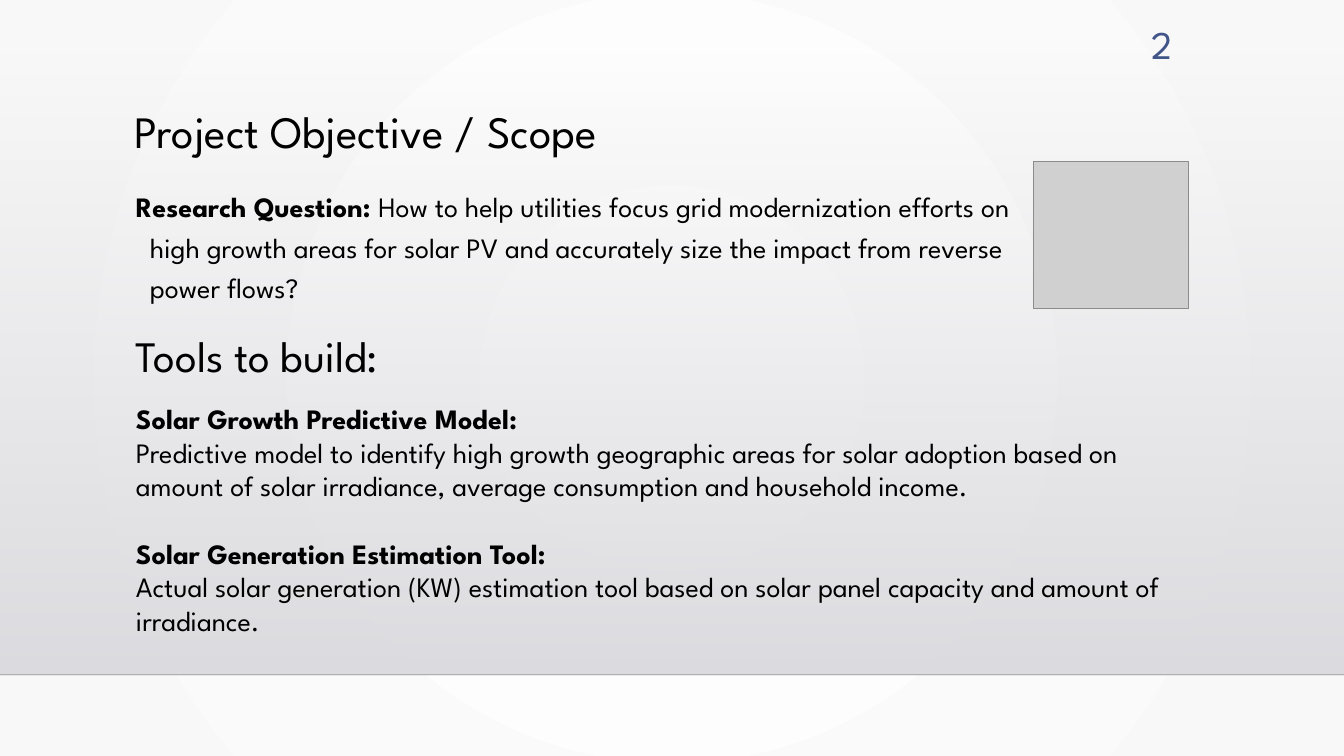
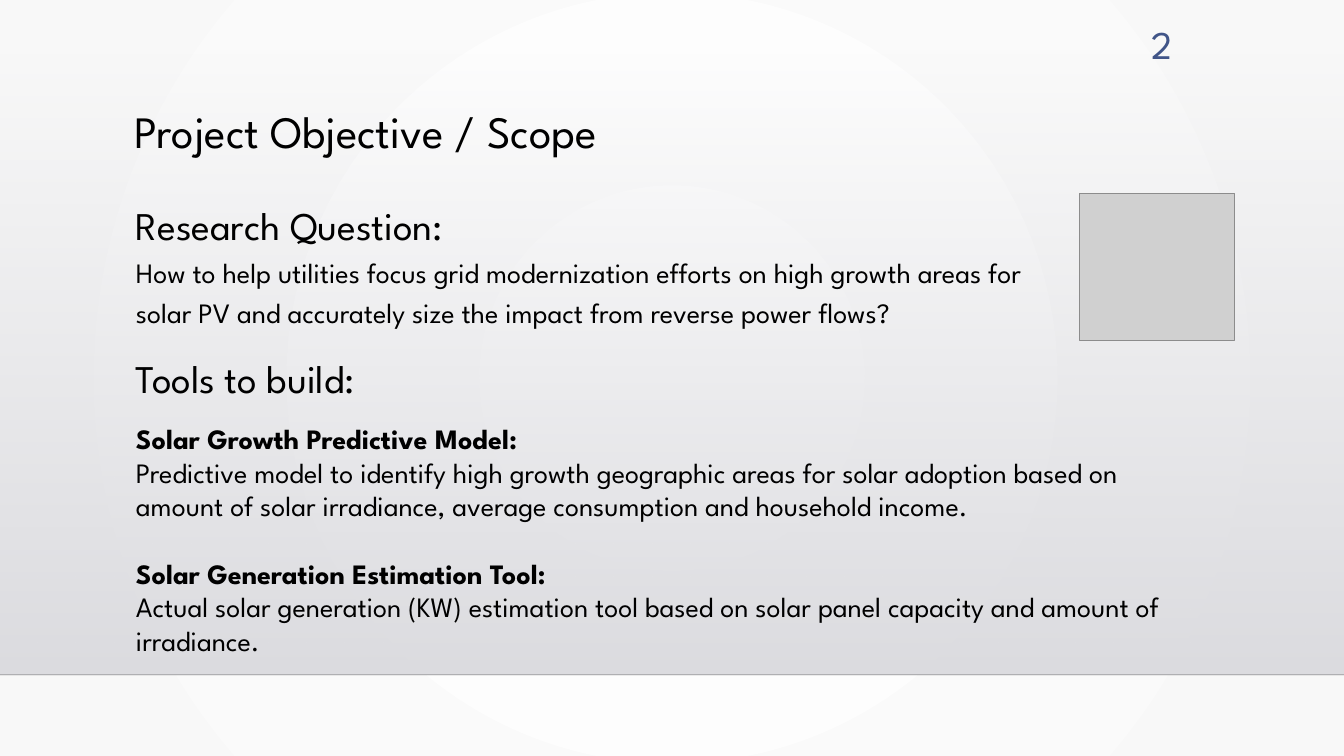
Before and after one commit to w205-5-Solar-Project/Progress_Report, a slide deck: slide 2 of W205 Project Progress - Solar.pptx. Drawn at 1344x756 pixels with LibreOffice and Linux fonts; fonts in the diff are those of the drawing; grey boxes stand for pictures; background and template pictures are left out. Boxes give left, top, right and bottom in pixels: in the first picture for what was removed or moved away, otherwise in the second. Text is boxed around its words. In the diff, an @@ line names an element or a change of style, - is before the commit and + after.

```diff
--- a/W205 Project Progress - Solar.pptx
+++ b/W205 Project Progress - Solar.pptx
@@ picture: place and size @@
-picture at (1033,161,1189,309)
+picture at (1080,194,1235,341)
@@ text at (136,213,1021,329): text changed @@
-Research Question: How to help utilities focus grid modernization efforts on high growth areas for solar PV and accurately size the impact from reverse power flows?
+Research Question:
+How to help utilities focus grid modernization efforts on high growth areas for solar PV and accurately size the impact from reverse power flows?
@@ text "Tools to build:": place and size @@
-text "Tools to build:" at (136,342,1159,632)
+text "Tools to build:" at (136,366,1159,652)
@@ text at (136,366,355,394): size 31 to 28 pt in "Tools to build:" @@
```
